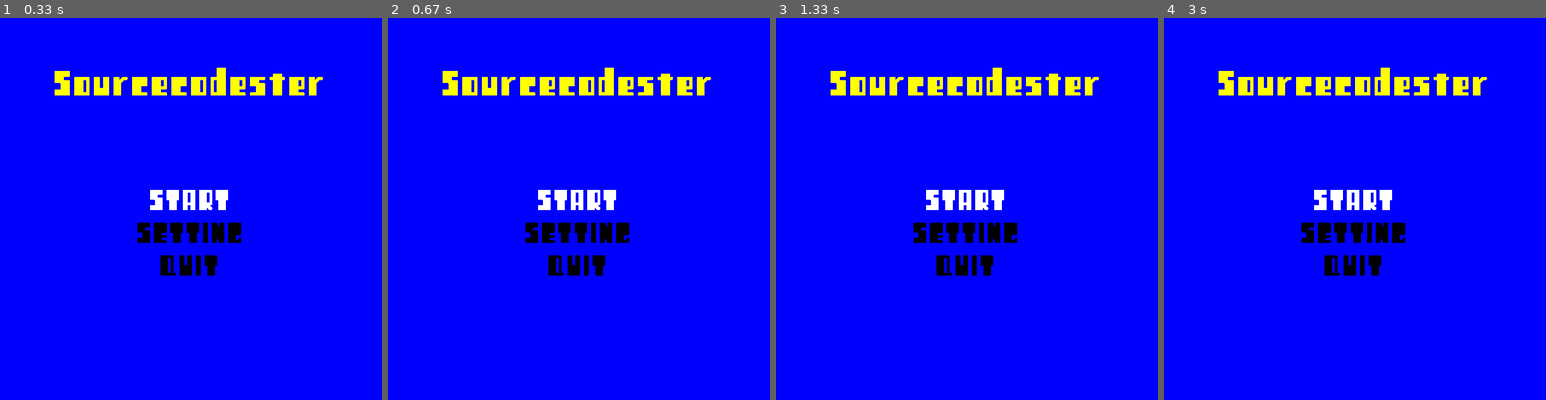
Above: before the commit, frames 1-4 (left to right).
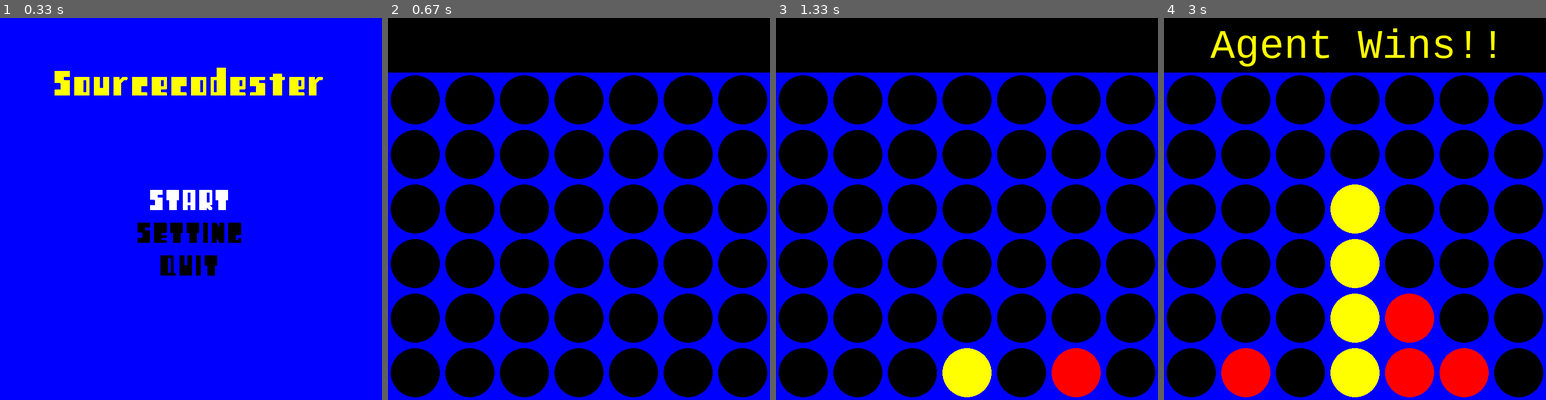
Above: after the commit, the same moments.

Repository: Bl1th/connect4-ai
Game: pygame game, started from mainmenu.py
Two runs of this game, one before a commit and one after it. Both use one fixed random seed, a clock stepped at 60 frames per second and the inputs below.
Inputs (mouse positions are in pixels of both pictures, inside the frame that each line leads up to):
- Up to frame 1 (0.33 s): no input
- Up to frame 2 (0.67 s): click "START" at 0.38 s
- Up to frame 3 (1.33 s): click (1089, 197) at 1.22 s
- Up to frame 4 (3 s): click (1393, 293) at 2.1 s; click (1412, 75) at 2.47 s; click (1255, 67) at 2.87 s

Frame 1 is identical in both runs. In frame 2, 69% of the frame differs, in the area x 0-100%, y 0-100%; in frame 3, 69%; in frame 4, 70%.

Commit message:
Update mainmenu.py
Mouse click.

Diff:
--- a/mainmenu.py
+++ b/mainmenu.py
@@ -56,7 +56,8 @@
                     selected="setting"
                 elif event.key==pygame.K_d:
                     selected="quit"
-                if event.key==pygame.K_RETURN:
+            if event.type==pygame.MOUSEBUTTONDOWN:
+                if event.button==1:
                     if selected=="start":
                         os.system('connect4_ai.py')
                     if selected=="quit":
